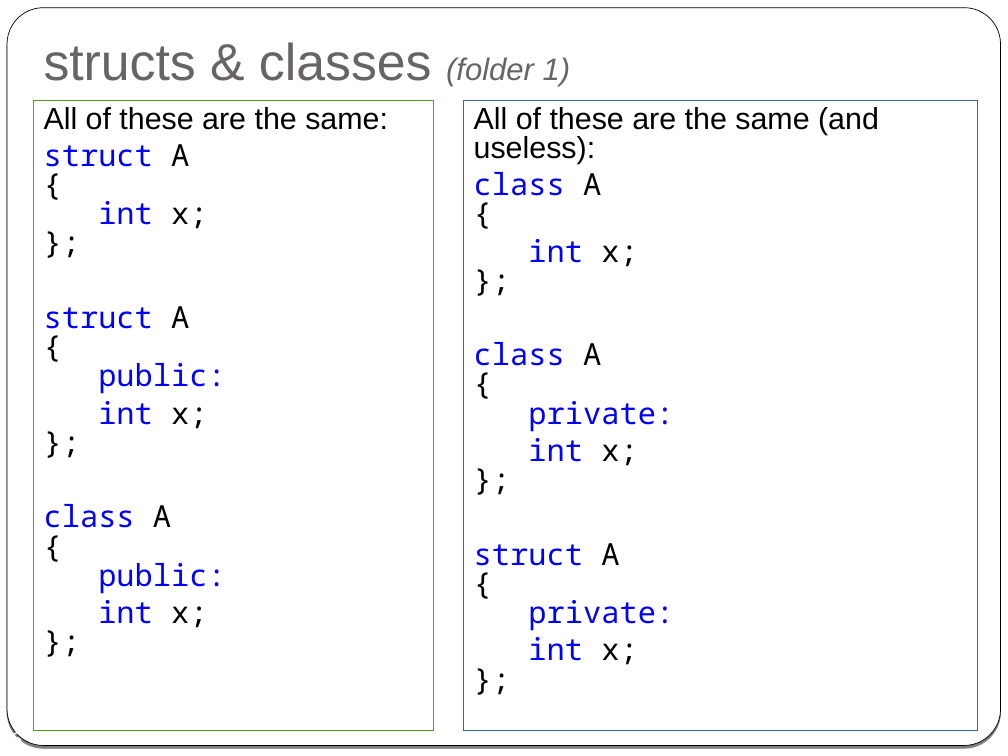
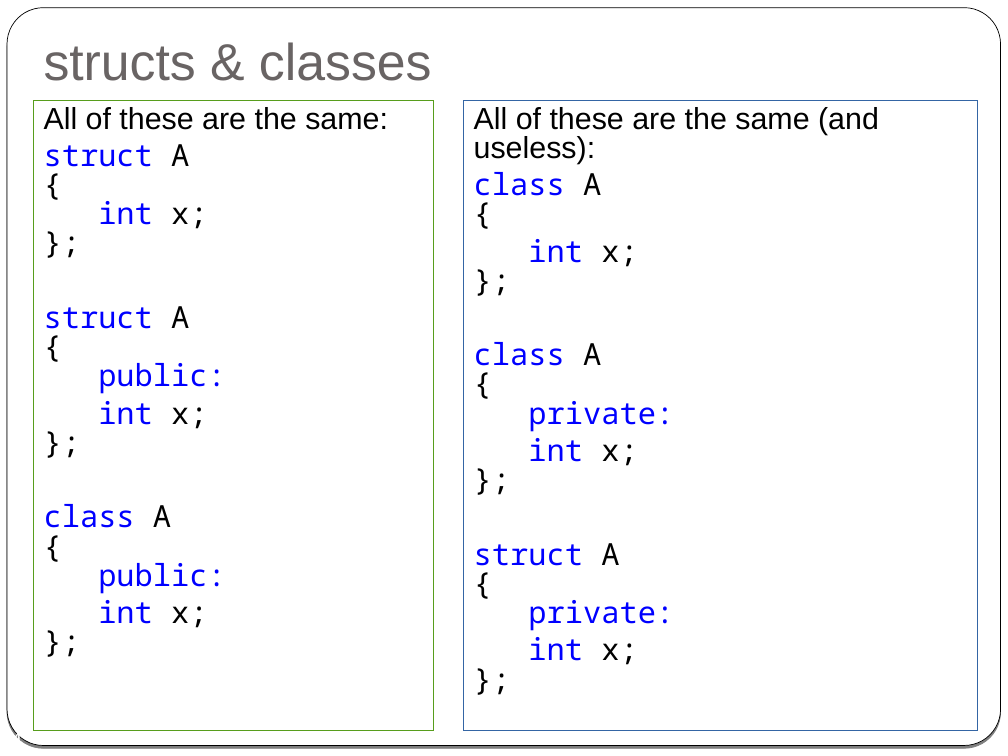
Before and after one commit to cpp-at-ariel/cpp-5779, a slide deck: slide 4 of 02-classes-constructors-destructors/slides-1-classes.odp (slide 6 before the commit). Drawn at 1008x756 pixels with LibreOffice and Linux fonts; fonts in the diff are those of the drawing. Boxes give left, top, right and bottom in pixels: in the first picture for what was removed or moved away, otherwise in the second. Text is boxed around its words. In the diff, an @@ line names an element or a change of style, - is before the commit and + after.

Commit message:
Reorganize folders; add explanation about make

```diff
--- a/02-classes-constructors-destructors/slides-1-classes.odp
+++ b/02-classes-constructors-destructors/slides-1-classes.odp
@@ title at [44, 42, 432, 81]: text changed @@
-structs & classes (folder 1)
+structs & classes
@@ page number at [11, 731, 22, 742]: text changed @@
-6
+4
```
Also in this commit, not shown: 6 other slides changed, 2 slides removed, 54 other files.
